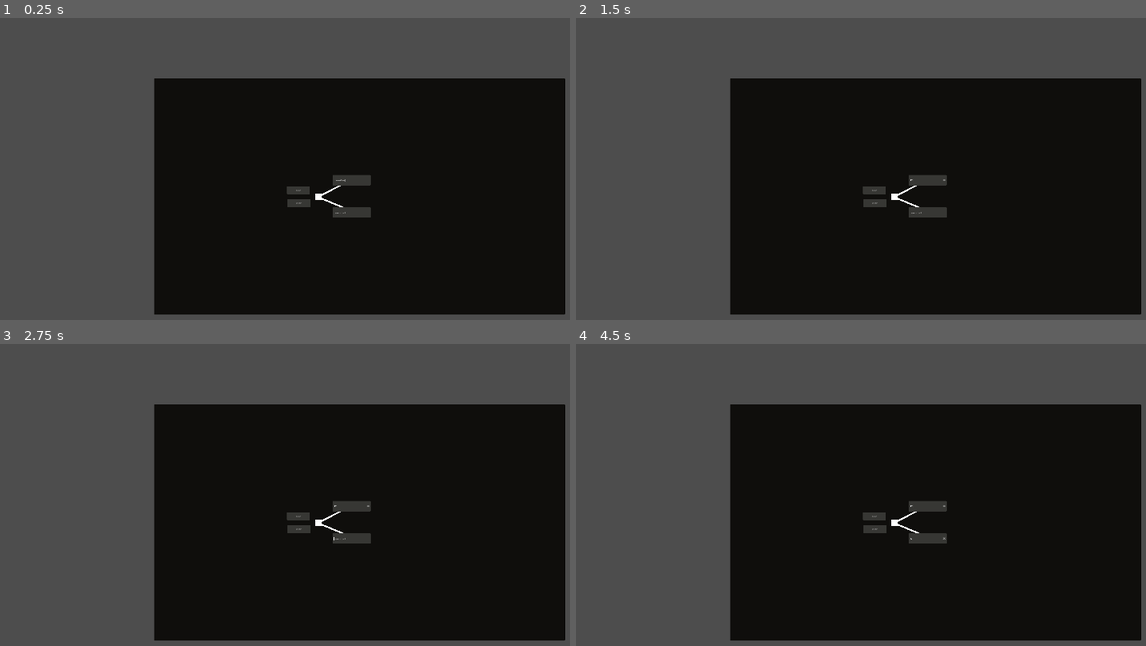
Above: before the commit, frames 1-4 (two rows, left to right).
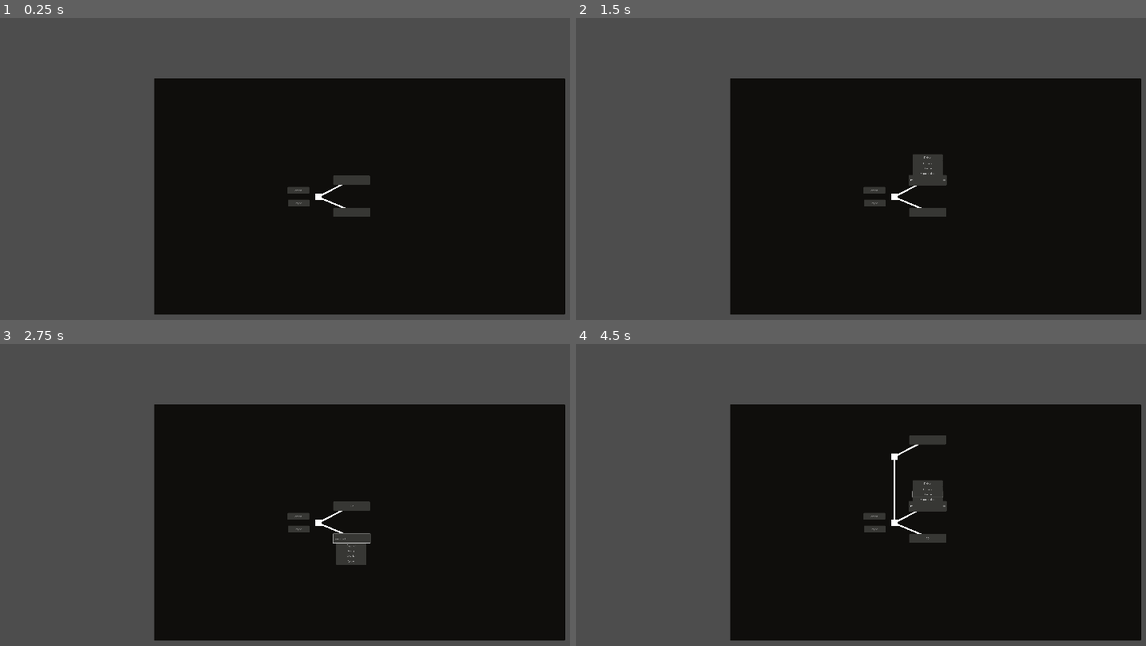
Above: after the commit, the same moments.

Repository: eqgy/understandingtree
Game: Godot game, scene res://understanding tree.tscn
The game is run twice, just before and just after one commit, with the same random seed, the same clock (stepped at 60 frames per second) and the same inputs.
Inputs (mouse positions are in pixels of both pictures, inside the frame that each line leads up to):
- Up to frame 1 (0.25 s): no input
- Up to frame 2 (1.5 s): click (929, 181) at 0.5 s; click (929, 181) at 1.27 s; type "12" at 1.35 s
- Up to frame 3 (2.75 s): click (353, 537) at 2 s
- Up to frame 4 (4.5 s): click (929, 537) at 2.77 s; type "12" at 2.85 s; click (929, 507) at 3.5 s; click (929, 495) at 4.25 s, where only the run after the commit has a clickable "Diverge"

The runs differ from the first frame. In frame 1, 0.1% of the frame differs, in the area x 50-66%, y 52-67%; in frame 2, 0.5%; in frame 3, 0.5%; in frame 4, 0.8%, in the area x 50-66%, y 30-67%.

Commit message:
font size change

Diff:
--- a/application iterations/iteration 1/a node.tscn
+++ b/application iterations/iteration 1/a node.tscn
@@ -7,6 +7,9 @@
 [ext_resource type="Script" path="res://delete.gd" id="5_iskqk"]
 [ext_resource type="Script" path="res://line_edit.gd" id="6_3ocxf"]
 
+[sub_resource type="RectangleShape2D" id="RectangleShape2D_ksbwh"]
+size = Vector2(341, 259.5)
+
 [sub_resource type="Curve" id="Curve_ottr0"]
 _data = [Vector2(0, 1), 0.0, 0.0, 0, 0, Vector2(1, 1), 0.0, 0.0, 0, 0]
 point_count = 2
@@ -23,6 +26,13 @@
 [node name="node" type="Node2D"]
 texture_filter = 3
 script = ExtResource("1_lkhld")
+
+[node name="CollisionDefiner" type="Area2D" parent="."]
+position = Vector2(89, -128)
+
+[node name="CollisionShape2D" type="CollisionShape2D" parent="CollisionDefiner"]
+position = Vector2(57.5, 126.25)
+shape = SubResource("RectangleShape2D_ksbwh")
 
 [node name="solution" type="Button" parent="."]
 z_index = 2
@@ -101,6 +111,7 @@
 script = ExtResource("5_iskqk")
 
 [node name="LineEdit" type="LineEdit" parent="solution"]
+visible = false
 layout_mode = 0
 offset_left = 5.0
 offset_top = 12.0
@@ -188,6 +199,7 @@
 script = ExtResource("5_iskqk")
 
 [node name="LineEdit" type="LineEdit" parent="problem"]
+visible = false
 layout_mode = 0
 offset_left = 4.0
 offset_top = 13.0
--- a/application iterations/iteration 1/node theme.tres
+++ b/application iterations/iteration 1/node theme.tres
@@ -16,16 +16,16 @@
 expand_margin_bottom = 4.0
 
 [sub_resource type="StyleBoxFlat" id="StyleBoxFlat_g4ers"]
+content_margin_left = 4.0
+content_margin_top = 4.0
+content_margin_right = 4.0
+content_margin_bottom = 4.0
 bg_color = Color(0.217201, 0.215881, 0.204473, 1)
 border_color = Color(0.849719, 0.767631, 0.87436, 0.509804)
 corner_radius_top_left = 4
 corner_radius_top_right = 4
 corner_radius_bottom_right = 4
 corner_radius_bottom_left = 4
-expand_margin_left = 4.0
-expand_margin_top = 4.0
-expand_margin_right = 4.0
-expand_margin_bottom = 4.0
 
 [sub_resource type="StyleBoxFlat" id="StyleBoxFlat_xbbqy"]
 bg_color = Color(0.215686, 0.215686, 0.203922, 1)
@@ -59,7 +59,7 @@
 
 [resource]
 default_font = ExtResource("3_djc6l")
-Button/font_sizes/font_size = 12
+Button/font_sizes/font_size = 16
 Button/fonts/font = ExtResource("1_c3wsk")
 Button/styles/hover = SubResource("StyleBoxFlat_olyi6")
 Button/styles/normal = SubResource("StyleBoxFlat_g4ers")
Not shown: 1 places in application iterations/iteration 1/a node.tscn that only renumber resources
